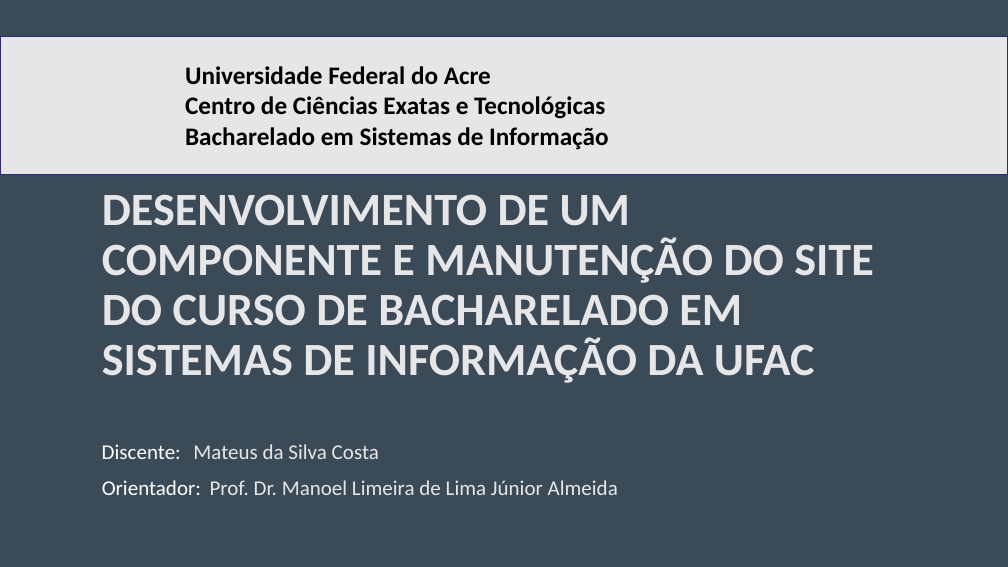
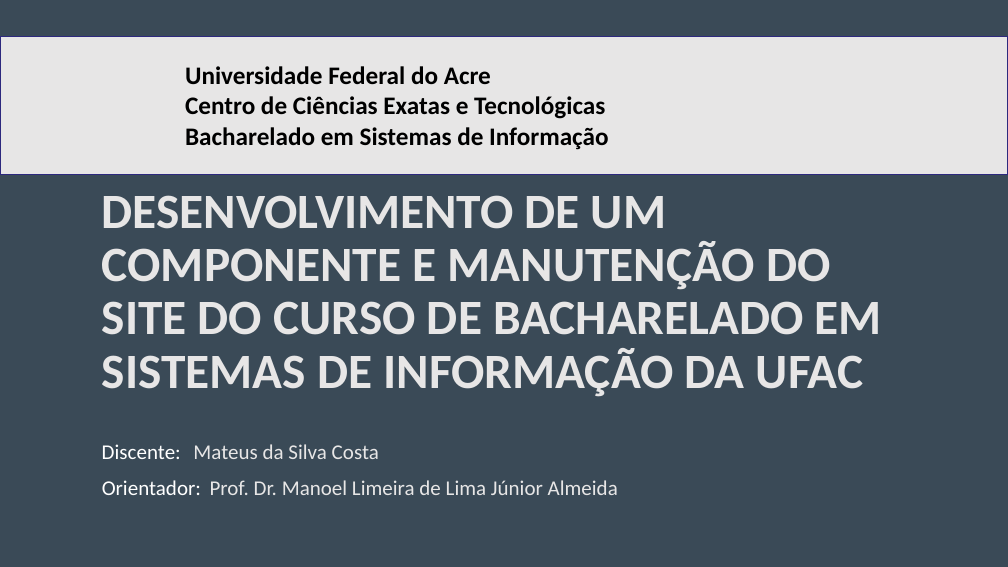
Before and after one commit to mscmateus/relatorio-estagio, a slide deck: slide 22 of Relatório de Estagio/Apresentação.pptx (slide 21 before the commit). Drawn at 1008x567 pixels with LibreOffice and Linux fonts; fonts in the diff are those of the drawing; background and template pictures are left out. Boxes give left, top, right and bottom in pixels: in the first picture for what was removed or moved away, otherwise in the second. Text is boxed around its words. In the diff, an @@ line names an element or a change of style, - is before the commit and + after.

```diff
--- a/Relatório de Estagio/Apresentação.pptx
+++ b/Relatório de Estagio/Apresentação.pptx
@@ text "DESENVOLVIMENTO DE UM COMPONENTE E ..." at (x1=102, y1=195, x2=882, y2=397): size 44 to 47 pt @@
```
Also in this commit, not shown: 6 other slides changed, 1 slide added.
